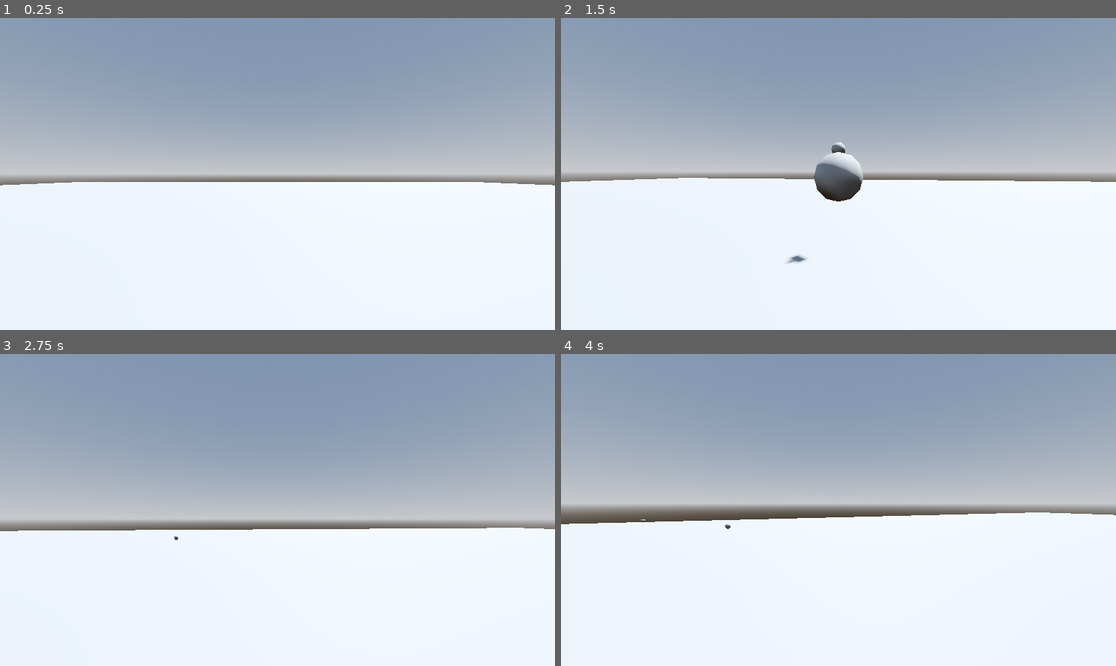
Above: before the commit, frames 1-4 (two rows, left to right).
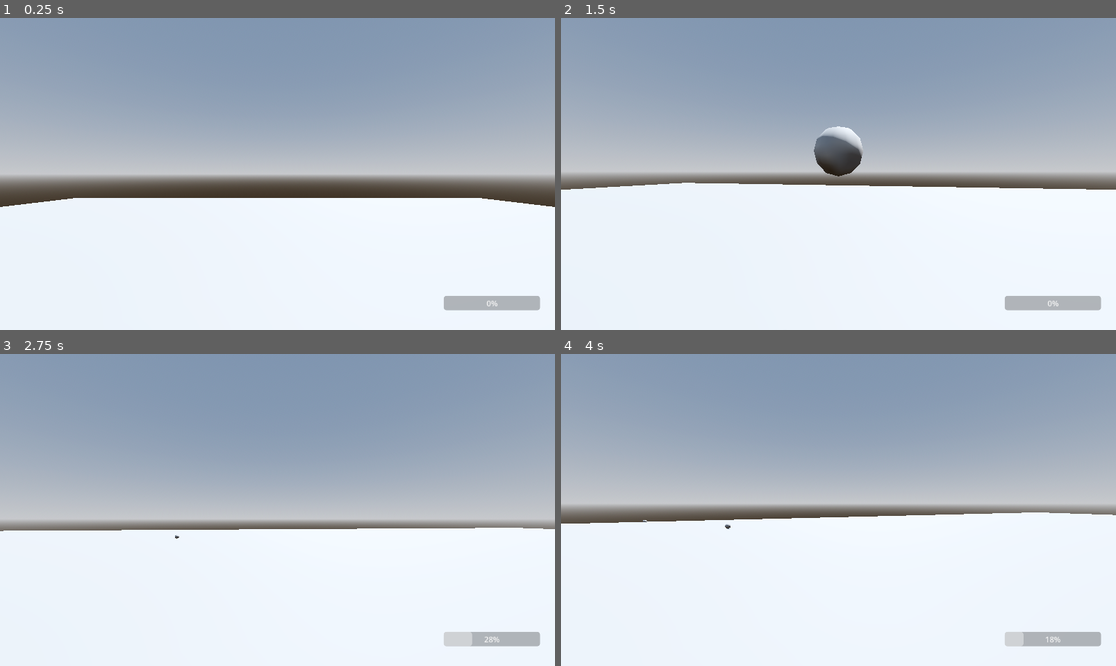
Above: after the commit, the same moments.

Repository: HappyFork/gwj76
Game: Godot game, scene res://proto.tscn
Same seed, same stepped clock (60 frames per second), same inputs: the game is played once before the commit and once after it.
Inputs (mouse positions are in pixels of both pictures, inside the frame that each line leads up to):
- Up to frame 1 (0.25 s): no input
- Up to frame 2 (1.5 s): tap Enter (ui_accept) at 0.5, 0.77 s; move the mouse to (866, 174) at 0.52 s; press the mouse at (866, 174) at 0.53 s; hold W (move_forward) from 0.53 s (still down); move the mouse to (810, 174) at 1.27 s; release the mouse at (810, 174) at 1.28 s; click (810, 174) at 1.35 s
- Up to frame 3 (2.75 s): keep holding W (move_forward); tap Enter (ui_accept) at 1.52 s; move the mouse to (288, 503) at 2.02 s; press the mouse at (288, 503) at 2.03 s
- Up to frame 4 (4 s): keep holding W (move_forward); move the mouse to (832, 516) at 2.77 s; release the mouse at (832, 516) at 2.78 s; click (832, 516) at 2.85 s; tap Enter (ui_accept) at 3.02, 3.77 s; move the mouse to (877, 513) at 3.52 s; press the mouse at (877, 513) at 3.53 s

The runs differ from the first frame. In frame 1, 6.2% of the frame differs, in the area x 0-100%, y 52-94%; in frame 2, 4.3%; in frame 3, 0.8%; in frame 4, 0.8%.

Commit message:
Start UI

Diff:
--- a/nodes/player.gd
+++ b/nodes/player.gd
@@ -1,9 +1,9 @@
+class_name Player
 extends CharacterBody3D
 
 
 const SPEED = 5.0
 const JUMP_VELOCITY = 4.5
-
 
 var snowball = preload("res://nodes/snowball.tscn")
 var sball_inst
@@ -14,6 +14,7 @@
 @export var TILT_UPPER_LIMIT := PI/2
 @export var TURN_DAMP = 250.0
 @export var POWER_GROWTH = 20.0
+@export var POWER_LIMIT = 50.0
 
 @onready var camera = $Camera3D
 @onready var facing = $Camera3D/Marker3D
@@ -32,9 +33,6 @@
 	if event is InputEventMouseMotion:
 		mouse_motion += event.relative
 
-	if event.is_action_pressed( "pause" ):
-		get_tree().quit()
-
 
 func _physics_process(delta):
 	# Get joypad look axis. Overwrite mouse input
@@ -45,7 +43,7 @@
 	rotate_y( -mouse_motion.x / TURN_DAMP )
 	# Mouse tilt camera
 	camera.rotate_x( -mouse_motion.y / TURN_DAMP )
-	# Limit camera tilt
+	# Limit camera tilt (for some reason, clampf() doesn't work as expected)
 	if camera.rotation.x > TILT_UPPER_LIMIT:
 		camera.rotation.x = TILT_UPPER_LIMIT
 	if camera.rotation.x < TILT_LOWER_LIMIT:
@@ -80,6 +78,8 @@
 		# Increase by an arbitrary amount. I'll tweak this
 		# before making it a constant
 		shoot_energy += ( POWER_GROWTH * delta )
+		if shoot_energy >= POWER_LIMIT:
+			shoot_energy = POWER_LIMIT
 
 	# Reset rotation
 	mouse_motion = Vector2.ZERO
--- /dev/null
+++ b/nodes/ui.gd
@@ -0,0 +1,37 @@
+extends CanvasLayer
+
+
+@onready var pause_panel = $ColorRect
+@onready var power_bar = $ProgressBar
+@export var player : Player
+
+
+func _ready() -> void:
+	power_bar.max_value = player.POWER_LIMIT
+
+
+func _input(event: InputEvent) -> void:
+	if event.is_action_pressed( "pause" ):
+		player.shoot_energy = 0.0 # Prevent player from saving shoot energy
+
+		if Input.mouse_mode == Input.MOUSE_MODE_CAPTURED:
+			Input.mouse_mode = Input.MOUSE_MODE_VISIBLE
+		elif Input.mouse_mode == Input.MOUSE_MODE_VISIBLE:
+			Input.mouse_mode = Input.MOUSE_MODE_CAPTURED
+		get_tree().paused = !get_tree().paused
+		pause_panel.visible = !pause_panel.visible
+		get_viewport().set_input_as_handled()
+
+
+func _process(delta: float) -> void:
+	power_bar.value = player.shoot_energy
+
+
+func _on_quit_button_pressed() -> void:
+	get_tree().quit()
+
+func _on_m_sense_slide_value_changed(value: float) -> void:
+	player.TURN_DAMP = ((100.0-value)*3) + 100.0
+
+func _on_default_button_pressed() -> void:
+	$ColorRect/TabContainer/General/MSenseSlide.value = 50.0
--- a/proto.tscn
+++ b/proto.tscn
@@ -1,6 +1,7 @@
-[gd_scene load_steps=5 format=3 uid="uid://cojr1fooj0wo2"]
+[gd_scene load_steps=6 format=3 uid="uid://cojr1fooj0wo2"]
 
 [ext_resource type="PackedScene" uid="uid://sdmdnnq2vfb2" path="res://nodes/player.tscn" id="1_p1d7f"]
+[ext_resource type="Script" path="res://nodes/ui.gd" id="2_2koek"]
 
 [sub_resource type="ProceduralSkyMaterial" id="ProceduralSkyMaterial_nd5hc"]
 sky_horizon_color = Color(0.64625, 0.65575, 0.67075, 1)
@@ -25,8 +26,110 @@
 shadow_enabled = true
 
 [node name="Floor" type="CSGBox3D" parent="."]
-transform = Transform3D(1, 0, 0, 0, 1, 0, 0, 0, 1, 0, -1, 0)
+transform = Transform3D(1, 0, 0, 0, 1, 0, 0, 0, 1, 0, -3.35449, 0)
 use_collision = true
 size = Vector3(60, 1, 60)
 
 [node name="CharacterBody3D" parent="." instance=ExtResource("1_p1d7f")]
+
+[node name="UI" type="CanvasLayer" parent="." node_paths=PackedStringArray("player")]
+process_mode = 3
+script = ExtResource("2_2koek")
+player = NodePath("../CharacterBody3D")
+
+[node name="ProgressBar" type="ProgressBar" parent="UI"]
+anchors_preset = 3
+anchor_left = 1.0
+anchor_top = 1.0
+anchor_right = 1.0
+anchor_bottom = 1.0
+offset_left = -231.0
+offset_top = -71.0
+offset_right = -31.0
+offset_bottom = -41.0
+grow_horizontal = 0
+grow_vertical = 0
+
+[node name="ColorRect" type="ColorRect" parent="UI"]
+visible = false
+anchors_preset = 8
+anchor_left = 0.5
+anchor_top = 0.5
+anchor_right = 0.5
+anchor_bottom = 0.5
+offset_left = -350.0
+offset_top = -200.0
+offset_right = 350.0
+offset_bottom = 200.0
+grow_horizontal = 2
+grow_vertical = 2
+color = Color(0.235294, 0.235294, 0.235294, 1)
+
+[node name="TabContainer" type="TabContainer" parent="UI/ColorRect"]
+layout_mode = 1
+anchors_preset = 15
+anchor_right = 1.0
+anchor_bottom = 1.0
+grow_horizontal = 2
+grow_vertical = 2
+current_tab = 0
+
+[node name="General" type="Panel" parent="UI/ColorRect/TabContainer"]
+layout_mode = 2
+metadata/_tab_index = 0
+
+[node name="QuitButton" type="Button" parent="UI/ColorRect/TabContainer/General"]
+layout_mode = 1
+anchors_preset = 2
+anchor_top = 1.0
+anchor_bottom = 1.0
+offset_left = 134.0
+offset_top = -99.0
+offset_right = 176.0
+offset_bottom = -68.0
+grow_vertical = 0
+text = "Quit
+"
+
+[node name="DefaultButton" type="Button" parent="UI/ColorRect/TabContainer/General"]
+layout_mode = 0
+offset_left = 347.0
+offset_top = 267.0
+offset_right = 484.0
+offset_bottom = 298.0
+text = "Restore Defaults"
+
+[node name="MSenseLabel" type="Label" parent="UI/ColorRect/TabContainer/General"]
+layout_mode = 0
+offset_left = 95.0
+offset_top = 52.0
+offset_right = 230.0
+offset_bottom = 75.0
+text = "Mouse Sensitivity"
+
+[node name="MSenseSlide" type="HSlider" parent="UI/ColorRect/TabContainer/General"]
+layout_mode = 0
+offset_left = 316.0
+offset_top = 58.0
+offset_right = 475.0
+offset_bottom = 74.0
+value = 50.0
+
+[node name="Video" type="Panel" parent="UI/ColorRect/TabContainer"]
+visible = false
+layout_mode = 2
+metadata/_tab_index = 1
+
+[node name="Audio" type="Panel" parent="UI/ColorRect/TabContainer"]
+visible = false
+layout_mode = 2
+metadata/_tab_index = 2
+
+[node name="Controls" type="Panel" parent="UI/ColorRect/TabContainer"]
+visible = false
+layout_mode = 2
+metadata/_tab_index = 3
+
+[connection signal="pressed" from="UI/ColorRect/TabContainer/General/QuitButton" to="UI" method="_on_quit_button_pressed"]
+[connection signal="pressed" from="UI/ColorRect/TabContainer/General/DefaultButton" to="UI" method="_on_default_button_pressed"]
+[connection signal="value_changed" from="UI/ColorRect/TabContainer/General/MSenseSlide" to="UI" method="_on_m_sense_slide_value_changed"]
